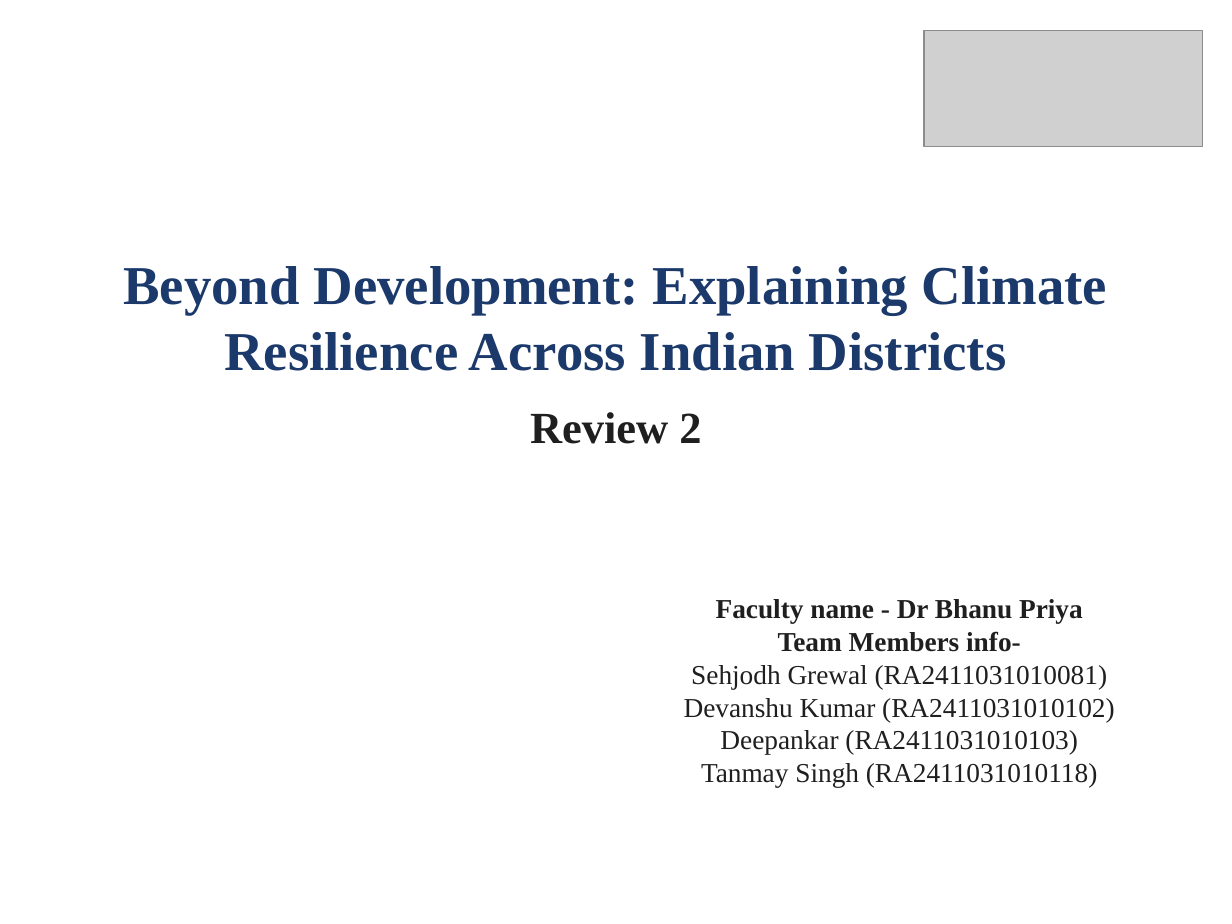
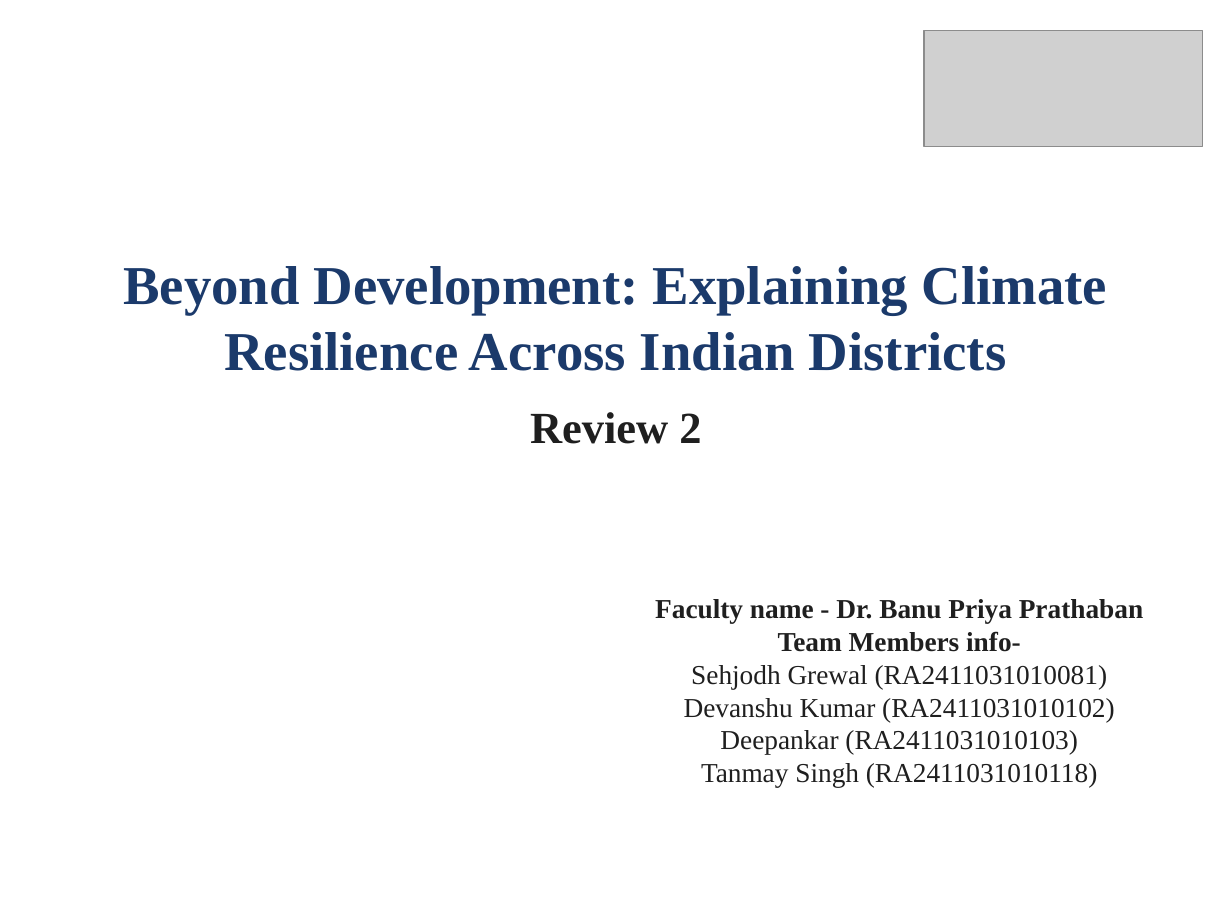
Before and after one commit to deepankarkumar1310/hadoop-ml-algorithm-, a slide deck: slide 1 of docs/Review2_Deck.pptx. Drawn at 1232x924 pixels with LibreOffice and Linux fonts; fonts in the diff are those of the drawing; grey boxes stand for pictures. Boxes give left, top, right and bottom in pixels: in the first picture for what was removed or moved away, otherwise in the second. Text is boxed around its words. In the diff, an @@ line names an element or a change of style, - is before the commit and + after.

Commit message:
Deck: faculty full name Dr. Banu Priya Prathaban

```diff
--- a/docs/Review2_Deck.pptx
+++ b/docs/Review2_Deck.pptx
@@ text at <box>655,599,1143,623</box>: text changed @@
-Faculty name - Dr Bhanu Priya
+Faculty name - Dr. Banu Priya Prathaban
```
Also in this commit, not shown: 2 other files.
